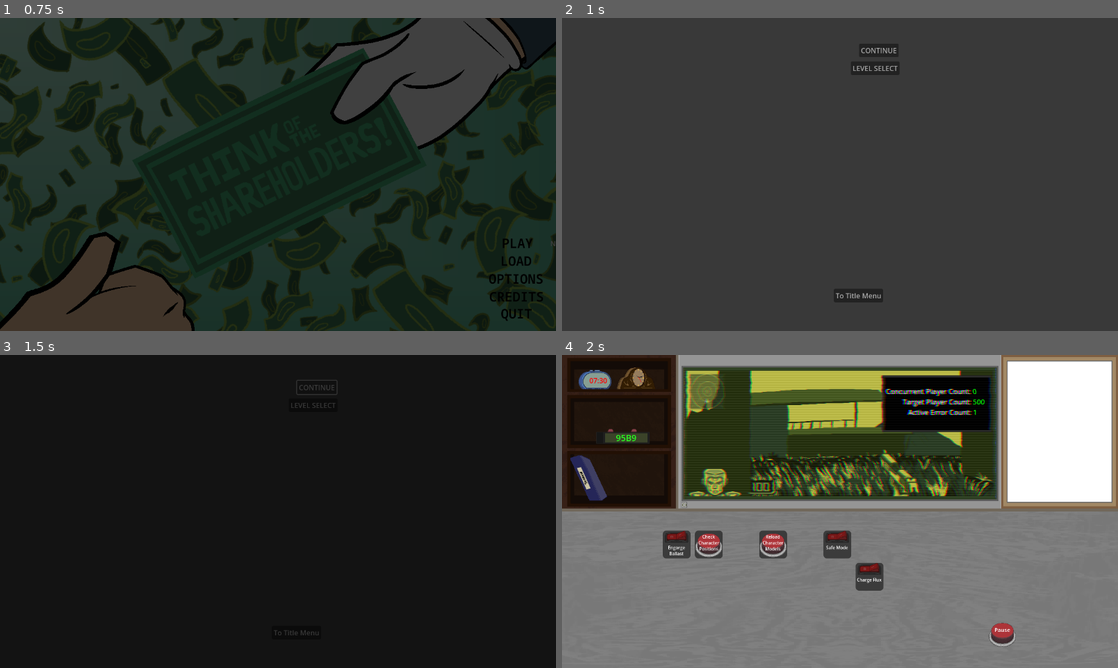
Above: before the commit, frames 1-4 (two rows, left to right).
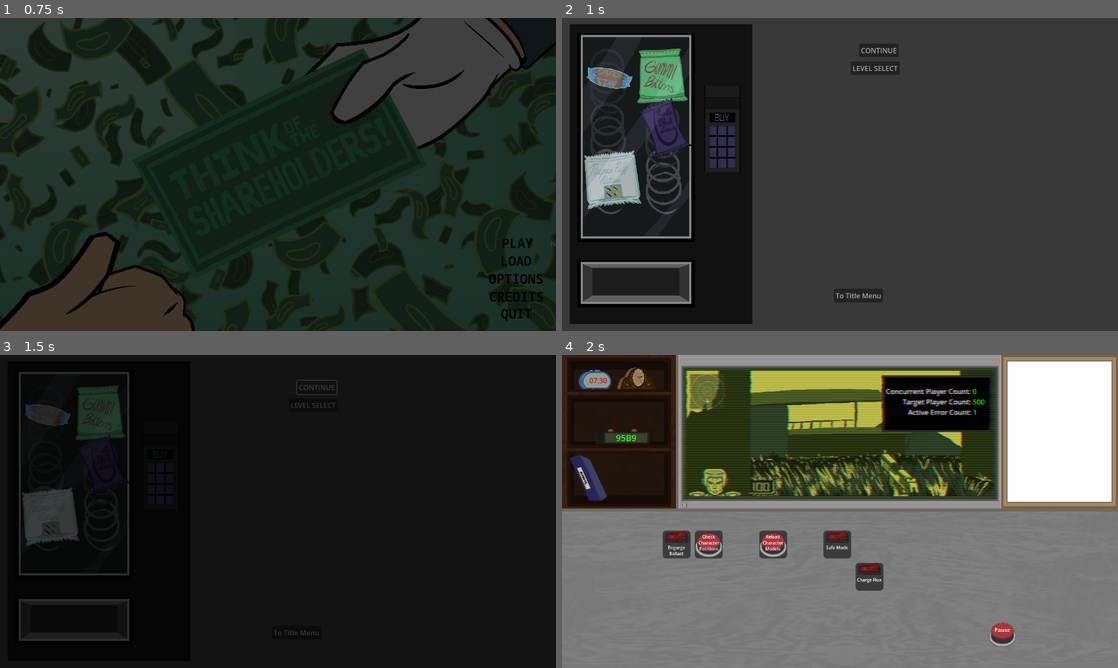
Above: after the commit, the same moments.

Repository: Carth501/team-ferret
Game: Godot game, scene res://scenes/main_menu.tscn
Same seed, same stepped clock (60 frames per second), same inputs: the game is played once before the commit and once after it. Sound files missing from this copy of the repository are replaced by a short silence.
Inputs:
- Up to frame 1 (0.75 s): click "NEW GAME" at 0.5 s
- Up to frame 2 (1 s): no input
- Up to frame 3 (1.5 s): click "CONTINUE" at 1.25 s
- Up to frame 4 (2 s): no input

Frame 1 is identical in both runs. In frame 2, 28% of the frame differs, in the area x 1-35%, y 2-98%; in frame 3, 3.7%; in frame 4, nothing differs.

Commit message:
Initial vending machine and rolodex scenes
Added initial scenes
Added basic graphics
Starts scripts for rolodex

Diff:
--- a/scenes/game_menu.tscn
+++ b/scenes/game_menu.tscn
@@ -1,10 +1,11 @@
-[gd_scene load_steps=6 format=3 uid="uid://b3adj3oedwpob"]
+[gd_scene load_steps=7 format=3 uid="uid://b3adj3oedwpob"]
 
 [ext_resource type="Script" path="res://scripts/game_menu.gd" id="1_4esr6"]
 [ext_resource type="PackedScene" uid="uid://c5t84l7lw67b8" path="res://scenes/level_select_panel.tscn" id="2_iq5f4"]
 [ext_resource type="Script" path="res://scripts/click_player.gd" id="2_jgx4p"]
 [ext_resource type="AudioStream" uid="uid://t5mmhj1jlbxn" path="res://assets/audio/music/title_screen.mp3" id="4_lc7sr"]
 [ext_resource type="Script" path="res://scripts/audio_interface.gd" id="5_txwpc"]
+[ext_resource type="PackedScene" uid="uid://c7152nentjj7u" path="res://scenes/vending_machine.tscn" id="6_o8brn"]
 
 [node name="GameMenu" type="Node" node_paths=PackedStringArray("level_select_panel")]
 script = ExtResource("1_4esr6")
@@ -52,6 +53,12 @@
 offset_bottom = 654.0
 text = "To Title Menu"
 
+[node name="vending_machine" parent="." instance=ExtResource("6_o8brn")]
+offset_left = 13.0
+offset_top = 9.0
+offset_right = 53.0
+offset_bottom = 49.0
+
 [connection signal="pressed" from="Continue" to="." method="load_continue"]
 [connection signal="pressed" from="Level Select" to="." method="toggle_level_selection"]
 [connection signal="tree_exiting" from="AudioStreamPlayer" to="AudioStreamPlayer" method="record_exit_time"]
--- /dev/null
+++ b/scenes/rolodex.tscn
@@ -0,0 +1,186 @@
+[gd_scene load_steps=22 format=3 uid="uid://21wbe505uadg"]
+
+[ext_resource type="Texture2D" uid="uid://b2o20qx3y31bg" path="res://assets/images/level-select/rolodex/Rolodex10Tab.png" id="1_mvx2n"]
+[ext_resource type="Script" path="res://scripts/rolodex.gd" id="1_v1luo"]
+[ext_resource type="Texture2D" uid="uid://ci6iwb5axefek" path="res://assets/images/level-select/rolodex/Rolodex15Tab.png" id="2_jkks6"]
+[ext_resource type="Texture2D" uid="uid://lyltah0i7rie" path="res://assets/images/level-select/rolodex/Rolodex20Tab.png" id="3_65ohy"]
+[ext_resource type="Texture2D" uid="uid://b7gp0rjba8sau" path="res://assets/images/level-select/rolodex/Rolodex25Tab.png" id="4_1vdr3"]
+[ext_resource type="Texture2D" uid="uid://3hg2g2ell0ng" path="res://assets/images/level-select/rolodex/Rolodex30Tab.png" id="5_mbkth"]
+[ext_resource type="Texture2D" uid="uid://chtg4latxruf6" path="res://assets/images/level-select/rolodex/Rolodex AllTopTabs.png" id="6_fmtu5"]
+[ext_resource type="Texture2D" uid="uid://8802l1gmlxga" path="res://assets/images/level-select/rolodex/Rolodex TopTab30.png" id="7_f07q7"]
+[ext_resource type="Texture2D" uid="uid://ds5vcgexnemk0" path="res://assets/images/level-select/rolodex/Rolodex TopTab25.png" id="8_3crg0"]
+[ext_resource type="Texture2D" uid="uid://sjkpipj1rxrk" path="res://assets/images/level-select/rolodex/Rolodex TopTab20.png" id="9_gnvwo"]
+[ext_resource type="Texture2D" uid="uid://i4i5sgcavpaq" path="res://assets/images/level-select/rolodex/Rolodex TopTab15.png" id="10_sj666"]
+[ext_resource type="Texture2D" uid="uid://cfokhgcnxs88o" path="res://assets/images/level-select/rolodex/Rolodex TopTab10.png" id="11_g43bt"]
+[ext_resource type="Texture2D" uid="uid://bmjopgnn3oedf" path="res://assets/images/level-select/rolodex/Rolodex TopTab5.png" id="12_b0atm"]
+[ext_resource type="Texture2D" uid="uid://bgmkmqblqfc44" path="res://assets/images/level-select/rolodex/Rolodex DownTab5.png" id="13_lfagc"]
+[ext_resource type="Texture2D" uid="uid://bvoklux4g4ihn" path="res://assets/images/level-select/rolodex/Rolodex DownTab10.png" id="14_7x8ck"]
+[ext_resource type="Texture2D" uid="uid://decxr8twnrnq" path="res://assets/images/level-select/rolodex/Rolodex DownTab15.png" id="15_1k5y7"]
+[ext_resource type="Texture2D" uid="uid://c15ucnv5o2ff5" path="res://assets/images/level-select/rolodex/Rolodex DownTab20.png" id="16_u43jt"]
+[ext_resource type="Texture2D" uid="uid://cg1o8e3n1ak65" path="res://assets/images/level-select/rolodex/Rolodex DownTab25.png" id="17_cyqw2"]
+[ext_resource type="Texture2D" uid="uid://216ct7y380yf" path="res://assets/images/level-select/rolodex/Rolodex_Full_TabsUp.png" id="18_eiyd0"]
+[ext_resource type="Texture2D" uid="uid://cwkljq4c1l75v" path="res://assets/images/level-select/rolodex/Rolodex_Full_TabsDown.png" id="19_sgavn"]
+
+[sub_resource type="SpriteFrames" id="SpriteFrames_0kchi"]
+animations = [{
+"frames": [{
+"duration": 1.0,
+"texture": ExtResource("1_mvx2n")
+}, {
+"duration": 1.0,
+"texture": ExtResource("2_jkks6")
+}, {
+"duration": 1.0,
+"texture": ExtResource("3_65ohy")
+}, {
+"duration": 1.0,
+"texture": ExtResource("4_1vdr3")
+}, {
+"duration": 1.0,
+"texture": ExtResource("5_mbkth")
+}, {
+"duration": 1.0,
+"texture": ExtResource("6_fmtu5")
+}],
+"loop": true,
+"name": &"default",
+"speed": 5.0
+}]
+
+[node name="rolodex" type="Control"]
+layout_mode = 3
+anchors_preset = 0
+offset_left = 374.0
+offset_top = 363.0
+offset_right = 414.0
+offset_bottom = 403.0
+script = ExtResource("1_v1luo")
+metadata/_edit_group_ = true
+
+[node name="rolodex" type="AnimatedSprite2D" parent="."]
+sprite_frames = SubResource("SpriteFrames_0kchi")
+frame = 4
+frame_progress = 0.850369
+metadata/_edit_lock_ = true
+
+[node name="top_buttons" type="Control" parent="."]
+layout_mode = 3
+anchors_preset = 0
+offset_right = 40.0
+offset_bottom = 40.0
+
+[node name="30_top" type="Button" parent="top_buttons"]
+layout_mode = 0
+offset_left = 90.0
+offset_top = -332.0
+offset_right = 157.0
+offset_bottom = -289.0
+icon = ExtResource("7_f07q7")
+flat = true
+
+[node name="25_top" type="Button" parent="top_buttons"]
+layout_mode = 0
+offset_left = 41.0
+offset_top = -336.0
+offset_right = 108.0
+offset_bottom = -293.0
+icon = ExtResource("8_3crg0")
+flat = true
+
+[node name="20_top" type="Button" parent="top_buttons"]
+layout_mode = 0
+offset_left = -4.0
+offset_top = -339.0
+offset_right = 63.0
+offset_bottom = -296.0
+icon = ExtResource("9_gnvwo")
+flat = true
+
+[node name="15_top" type="Button" parent="top_buttons"]
+layout_mode = 0
+offset_left = -49.0
+offset_top = -339.0
+offset_right = 18.0
+offset_bottom = -296.0
+icon = ExtResource("10_sj666")
+flat = true
+
+[node name="10_top" type="Button" parent="top_buttons"]
+layout_mode = 0
+offset_left = -98.0
+offset_top = -336.0
+offset_right = -31.0
+offset_bottom = -293.0
+icon = ExtResource("11_g43bt")
+flat = true
+
+[node name="5_top" type="Button" parent="top_buttons"]
+layout_mode = 0
+offset_left = -155.0
+offset_top = -333.0
+offset_right = -88.0
+offset_bottom = -290.0
+icon = ExtResource("12_b0atm")
+flat = true
+
+[node name="bot_buttons" type="Control" parent="."]
+anchors_preset = 0
+offset_right = 40.0
+offset_bottom = 40.0
+
+[node name="5_bot" type="Button" parent="bot_buttons"]
+layout_mode = 0
+offset_left = -315.0
+offset_top = 132.0
+offset_right = -201.0
+offset_bottom = 196.0
+icon = ExtResource("13_lfagc")
+flat = true
+
+[node name="10_bot" type="Button" parent="bot_buttons"]
+layout_mode = 0
+offset_left = -238.0
+offset_top = 160.0
+offset_right = -124.0
+offset_bottom = 224.0
+icon = ExtResource("14_7x8ck")
+flat = true
+
+[node name="15_bot" type="Button" parent="bot_buttons"]
+layout_mode = 0
+offset_left = -153.0
+offset_top = 173.0
+offset_right = -33.0
+offset_bottom = 237.0
+icon = ExtResource("15_1k5y7")
+flat = true
+
+[node name="20_bot" type="Button" parent="bot_buttons"]
+layout_mode = 0
+offset_left = -65.0
+offset_top = 169.0
+offset_right = 61.0
+offset_bottom = 233.0
+icon = ExtResource("16_u43jt")
+flat = true
+
+[node name="25_bot" type="Button" parent="bot_buttons"]
+layout_mode = 0
+offset_left = 43.0
+offset_top = 148.0
+offset_right = 169.0
+offset_bottom = 212.0
+icon = ExtResource("17_cyqw2")
+flat = true
+
+[node name="RolodexFullTabsUp" type="Sprite2D" parent="."]
+visible = false
+modulate = Color(1, 1, 1, 0.447059)
+texture = ExtResource("18_eiyd0")
+metadata/_edit_lock_ = true
+
+[node name="RolodexFullTabsDown" type="Sprite2D" parent="."]
+visible = false
+modulate = Color(1, 1, 1, 0.490196)
+texture = ExtResource("19_sgavn")
+metadata/_edit_lock_ = true
--- /dev/null
+++ b/scenes/vending_machine.tscn
@@ -0,0 +1,67 @@
+[gd_scene load_steps=8 format=3 uid="uid://c7152nentjj7u"]
+
+[ext_resource type="Texture2D" uid="uid://b1v23arwgma3v" path="res://assets/images/level-select/vending/Vending_Machine.png" id="1_gs2eo"]
+[ext_resource type="Texture2D" uid="uid://bcse7bbx6t3xc" path="res://assets/images/level-select/vending/Vending_Machine_Keypad.png" id="2_orixr"]
+[ext_resource type="Texture2D" uid="uid://c8tf2iyqyrkuh" path="res://assets/images/level-select/vending/Vending_Machine_Glass.png" id="3_8j0ed"]
+[ext_resource type="Texture2D" uid="uid://dxh4or2oa838" path="res://assets/images/level-select/vending/CrunchTime.png" id="3_hdany"]
+[ext_resource type="Texture2D" uid="uid://c0fndp37ifhf1" path="res://assets/images/level-select/vending/GummiButtons.png" id="4_5danh"]
+[ext_resource type="Texture2D" uid="uid://brgj3xeegvkja" path="res://assets/images/level-select/vending/PaynesPuffPastry.png" id="5_ymggr"]
+[ext_resource type="Texture2D" uid="uid://c4uiua0ot7ncj" path="res://assets/images/level-select/vending/MarksBlackLicorice.png" id="6_62wf7"]
+
+[node name="vending_machine" type="Control"]
+layout_mode = 3
+anchors_preset = 0
+offset_right = 40.0
+offset_bottom = 40.0
+
+[node name="body" type="TextureRect" parent="."]
+layout_mode = 0
+offset_right = 40.0
+offset_bottom = 40.0
+texture = ExtResource("1_gs2eo")
+
+[node name="keypad" type="TextureRect" parent="."]
+layout_mode = 0
+offset_left = 311.0
+offset_top = 144.0
+offset_right = 401.0
+offset_bottom = 350.0
+texture = ExtResource("2_orixr")
+
+[node name="upgrades" type="Control" parent="."]
+anchors_preset = 0
+offset_right = 40.0
+offset_bottom = 40.0
+
+[node name="digital_clock" type="Sprite2D" parent="upgrades"]
+position = Vector2(97.9999, 117)
+rotation = 0.204204
+scale = Vector2(0.311111, 0.311111)
+texture = ExtResource("3_hdany")
+
+[node name="pager_buttons" type="Sprite2D" parent="upgrades"]
+position = Vector2(215, 118)
+rotation = -0.0523599
+scale = Vector2(0.398611, 0.398611)
+texture = ExtResource("4_5danh")
+
+[node name="manual_window" type="Sprite2D" parent="upgrades"]
+position = Vector2(102, 364)
+rotation = -0.102974
+scale = Vector2(0.366667, 0.366667)
+texture = ExtResource("5_ymggr")
+
+[node name="bookmarks" type="Sprite2D" parent="upgrades"]
+position = Vector2(222, 244)
+rotation = -0.357792
+scale = Vector2(0.377778, 0.377778)
+texture = ExtResource("6_62wf7")
+
+[node name="glass" type="TextureRect" parent="."]
+layout_mode = 0
+offset_left = 35.0
+offset_top = 35.0
+offset_right = 280.0
+offset_bottom = 493.0
+texture = ExtResource("3_8j0ed")
+metadata/_edit_lock_ = true
--- /dev/null
+++ b/scripts/rolodex.gd
@@ -0,0 +1,6 @@
+class_name rolodex
+extends Control
+
+@onready var rolodex = $rolodex as AnimatedSprite2D
+
+@export var current_page = 5
Binary file added: assets/images/level-select/rolodex/Rolodex AllTopTabs.png
Not shown, added: assets/images/level-select/rolodex/Rolodex AllTopTabs.png.import
Binary file added: assets/images/level-select/rolodex/Rolodex DownTab10.png
Not shown, added: assets/images/level-select/rolodex/Rolodex DownTab10.png.import
Binary file added: assets/images/level-select/rolodex/Rolodex DownTab15.png
Not shown, added: assets/images/level-select/rolodex/Rolodex DownTab15.png.import
Binary file added: assets/images/level-select/rolodex/Rolodex DownTab20.png
Not shown, added: assets/images/level-select/rolodex/Rolodex DownTab20.png.import
Binary file added: assets/images/level-select/rolodex/Rolodex DownTab25.png
Not shown, added: assets/images/level-select/rolodex/Rolodex DownTab25.png.import
Binary file added: assets/images/level-select/rolodex/Rolodex DownTab5.png
Not shown, added: assets/images/level-select/rolodex/Rolodex DownTab5.png.import
(and 40 more such lines)
